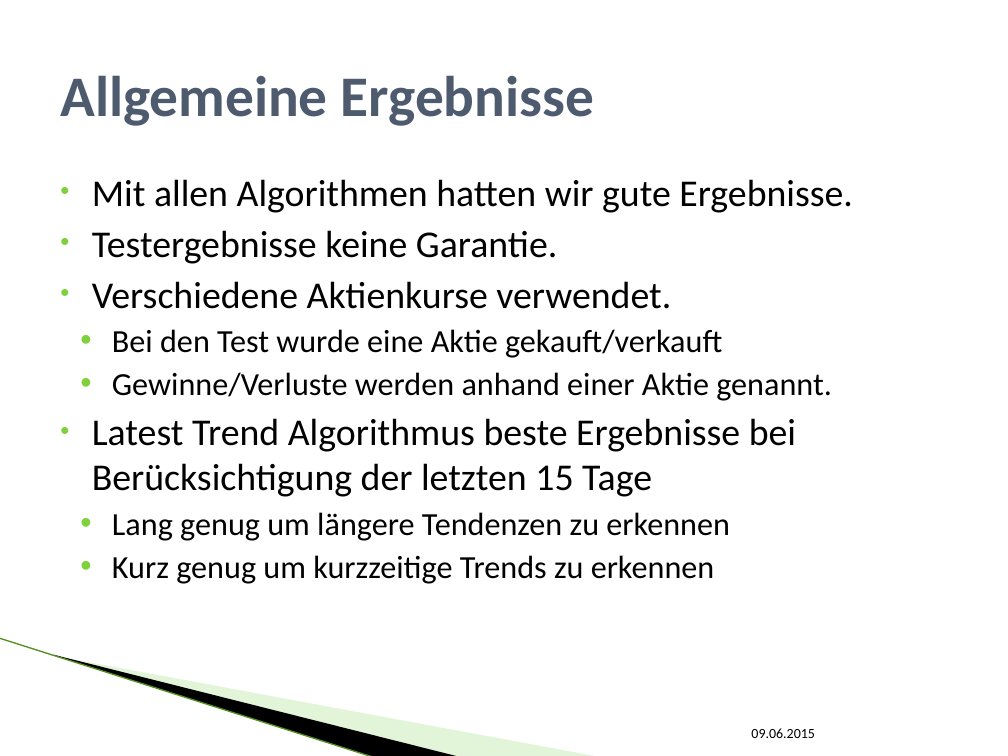
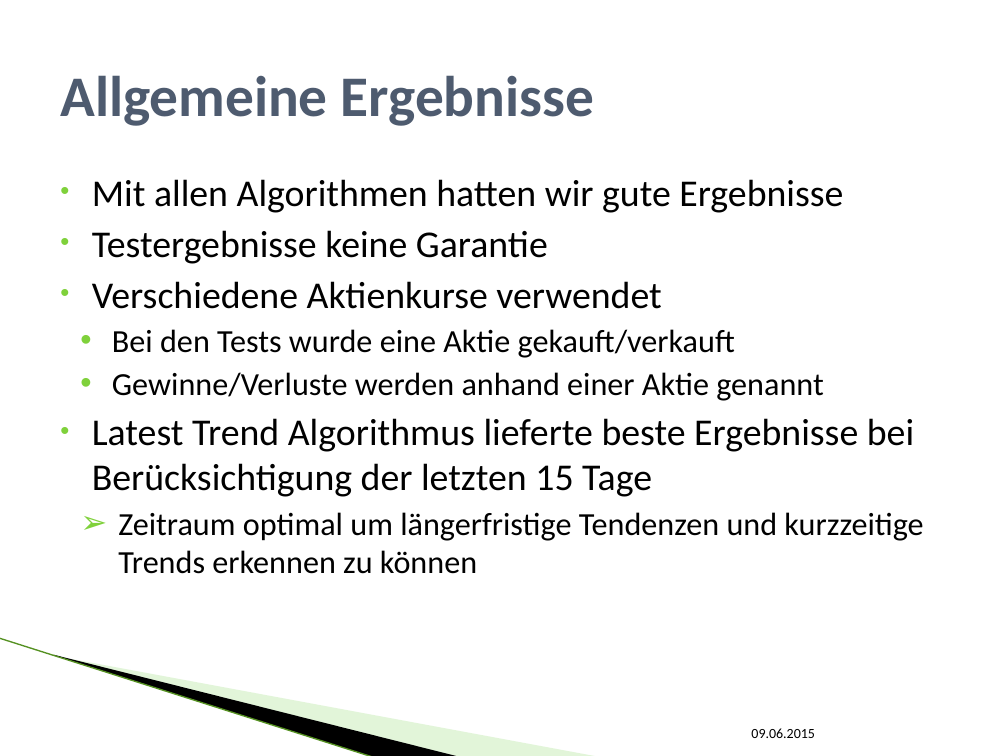
Before and after one commit to SEPSkyware6MM/StockForecast, a slide deck: slide 16 of ALR_Vortrag.pptx. Drawn at 1008x756 pixels with LibreOffice and Linux fonts; fonts in the diff are those of the drawing; background and template pictures are left out. Boxes give left, top, right and bottom in pixels: in the first picture for what was removed or moved away, otherwise in the second. Text is boxed around its words. In the diff, an @@ line names an element or a change of style, - is before the commit and + after.

```diff
--- a/ALR_Vortrag.pptx
+++ b/ALR_Vortrag.pptx
@@ text at [92, 179, 923, 574]: text changed @@
-• Mit allen Algorithmen hatten wir gute Ergebnisse.
-• Testergebnisse keine Garantie.
-• Verschiedene Aktienkurse verwendet.
-  • Bei den Test wurde eine Aktie gekauft/verkauft
-  • Gewinne/Verluste werden anhand einer Aktie genannt.
-• Latest Trend Algorithmus beste Ergebnisse bei Berücksichtigung der letzten 15 Tage
-  • Lang genug um längere Tendenzen zu erkennen
-  • Kurz genug um kurzzeitige Trends zu erkennen
+• Mit allen Algorithmen hatten wir gute Ergebnisse
+• Testergebnisse keine Garantie
+• Verschiedene Aktienkurse verwendet
+  • Bei den Tests wurde eine Aktie gekauft/verkauft
+  • Gewinne/Verluste werden anhand einer Aktie genannt
+• Latest Trend Algorithmus lieferte beste Ergebnisse bei Berücksichtigung der letzten 15 Tage
+  ➢ Zeitraum optimal um längerfristige Tendenzen und kurzzeitige Trends erkennen zu können
```
Also in this commit, not shown: 8 other slides changed.
